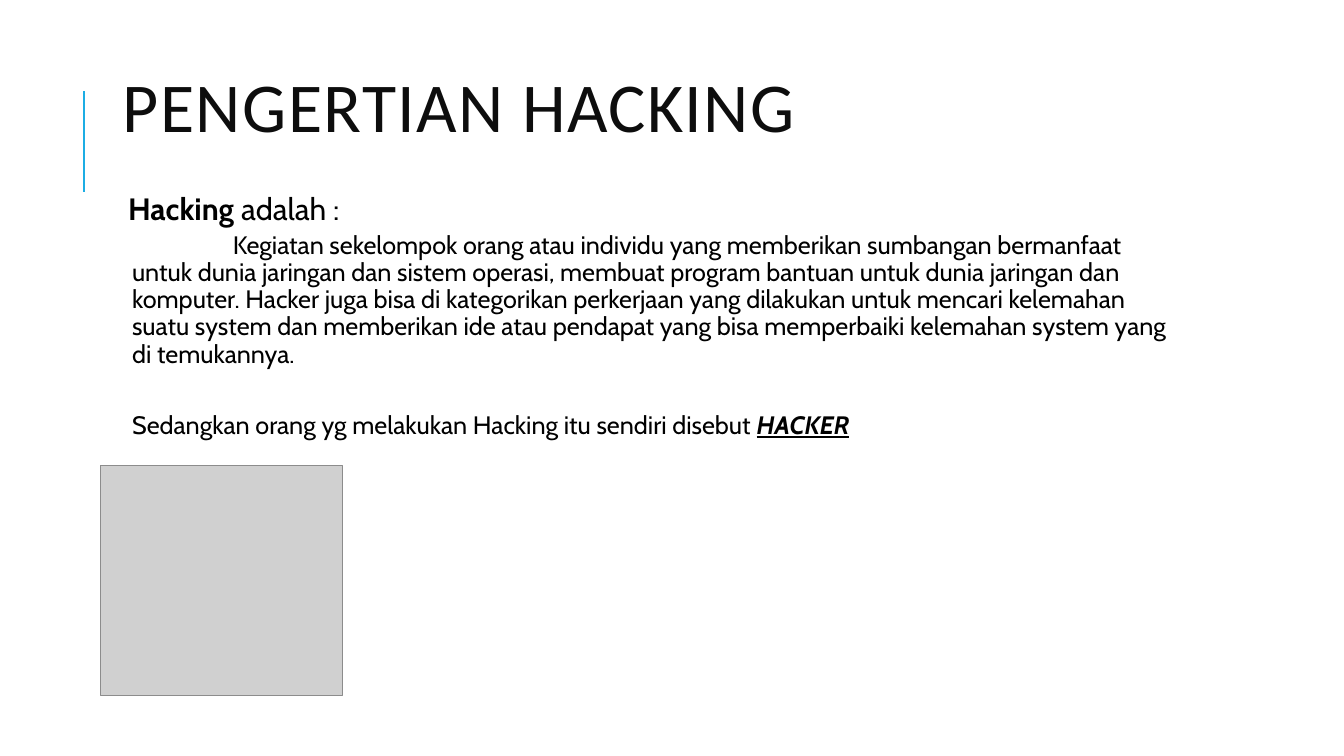
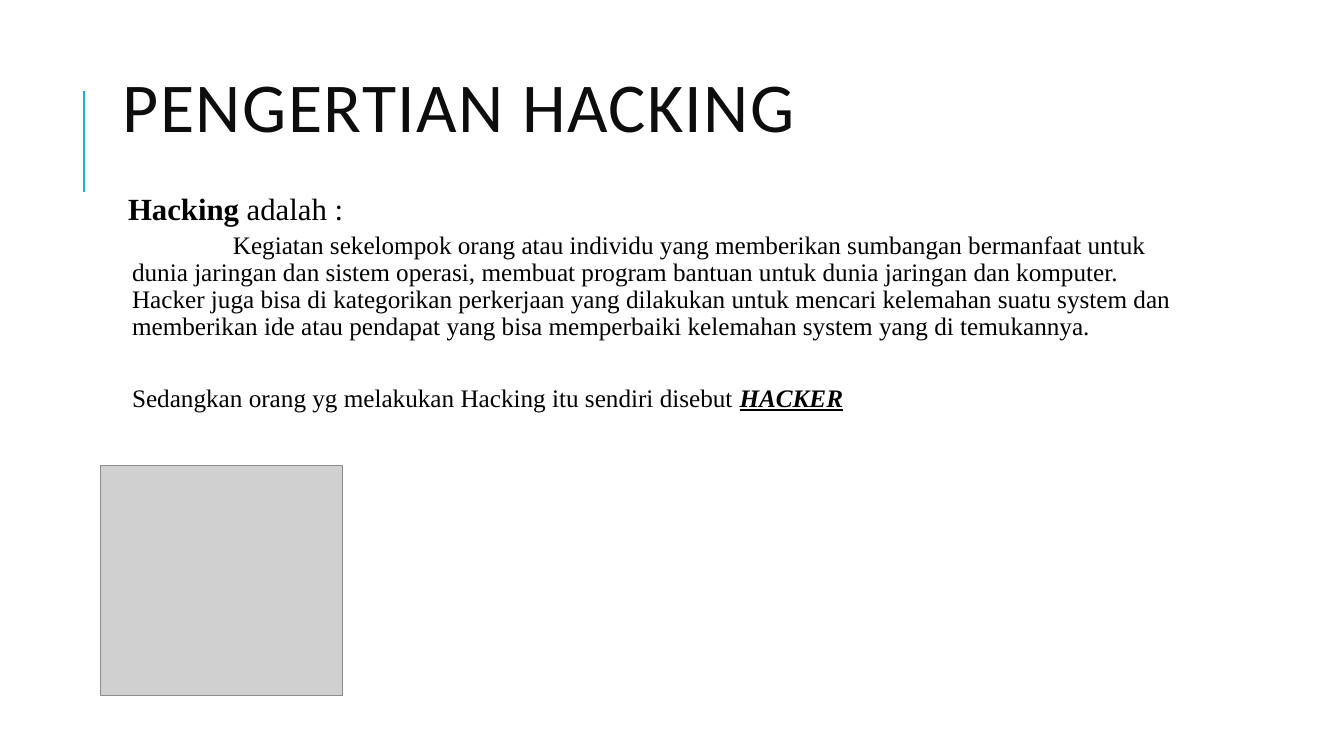
Before and after one commit to Mikroskil/Pejuang, a slide deck: slide 5 of pptpresentasieptikhacking-140615110436-phpapp01.pptx. Drawn at 1344x756 pixels with LibreOffice and Linux fonts; fonts in the diff are those of the drawing; grey boxes stand for pictures. Boxes give left, top, right and bottom in pixels: in the first picture for what was removed or moved away, otherwise in the second. Text is boxed around its words. In the diff, an @@ line names an element or a change of style, - is before the commit and + after.

```diff
--- a/pptpresentasieptikhacking-140615110436-phpapp01.pptx
+++ b/pptpresentasieptikhacking-140615110436-phpapp01.pptx
@@ text "Hacking adalah :" at box(128, 198, 1169, 413): font Cabin to Times New Roman @@
```
Also in this commit, not shown: 1 other slide changed, 1 slide added, 1 slide removed.
